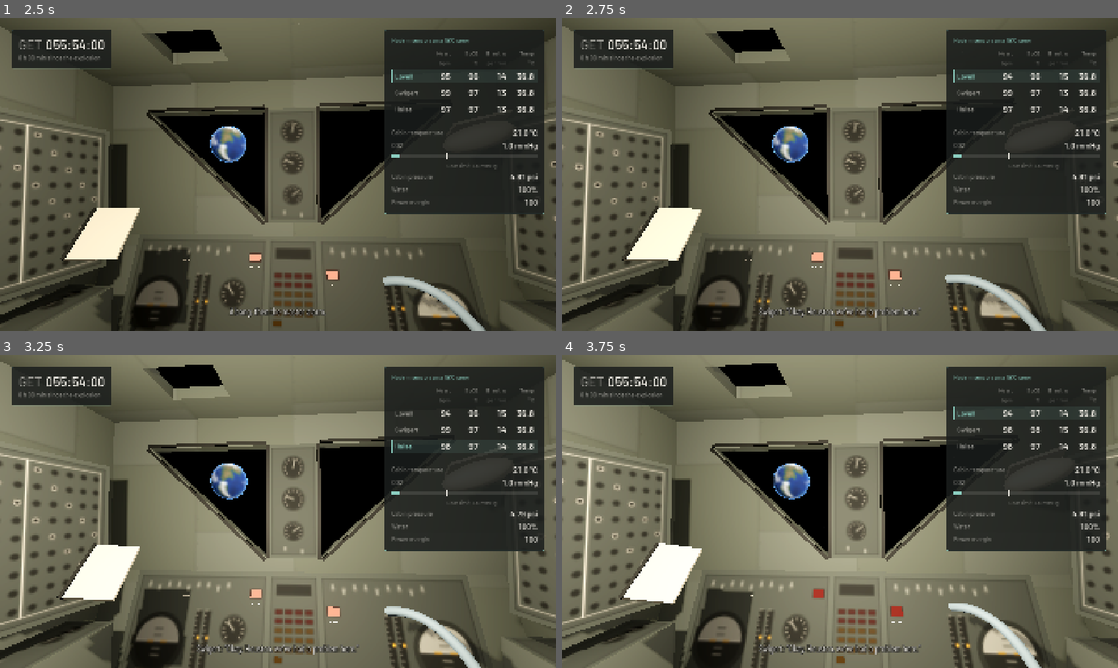
Above: before the commit, frames 1-4 (two rows, left to right).
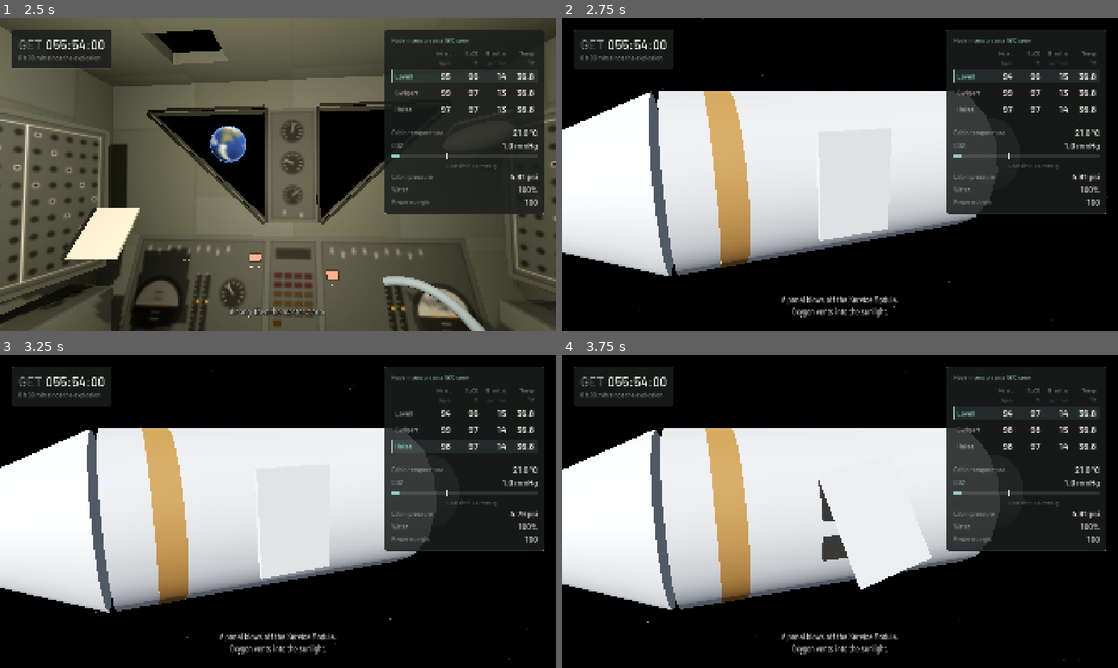
Above: after the commit, the same moments.

Repository: auqid/apollo-13-health-simulator
Game: Godot game, scene res://scenes/main.tscn
The game is run twice, just before and just after one commit, with the same random seed, the same clock (stepped at 60 frames per second) and the same inputs.
Inputs:
- Up to frame 1 (2.5 s): tap Enter at 0.5 s; hold Space (advance) 0.53-1.28 s; tap A (choose_a) at 1.35 s; hold B (choose_b) from 2.03 s (still down)
- Up to frame 2 (2.75 s): keep holding B (choose_b)
- Up to frame 3 (3.25 s): release B (choose_b) at 2.78 s; tap 3 (focus_haise) at 2.85 s
- Up to frame 4 (3.75 s): tap 1 (focus_lovell) at 3.6 s

Frame 1 is identical in both runs. In frame 2, 80% of the frame differs, in the area x 0-100%, y 0-100%; in frame 3, 80%; in frame 4, 81%.

Commit message:
Show the Service Module panel, oxygen cloud, and the move into Aquarius.
Co-authored-by: Cursor <cursoragent@cursor.com>

Diff:
--- a/data/events.json
+++ b/data/events.json
@@ -16,6 +16,14 @@
         "fact_check": "TODO(fact-check): subtitle timings once e1_problem.mp3 is trimmed. The words below are the 55:55:20 to 55:55:42 exchange.",
         "shots": [
           {"kind": "bang", "duration_s": 2.0, "caption": "A bang, then the master alarm."},
+          {
+            "kind": "exterior",
+            "duration_s": 8.0,
+            "move": "bay",
+            "body": "earth",
+            "action": "explosion",
+            "caption": "A panel blows off the Service Module.\nOxygen vents into the sunlight."
+          },
           {
             "kind": "audio",
             "audio": "res://assets/audio/e1_problem.mp3",
@@ -28,8 +36,14 @@
               {"at_s": 22.0, "hold_s": 6.0, "text": "Lousma: “Roger. Main B undervolt.”"}
             ]
           },
-          {"kind": "cabin", "duration_s": 5.0, "caption": "Oxygen is venting into space. Odyssey is dying."},
-          {"kind": "cabin", "duration_s": 5.0, "caption": "The crew moves into Aquarius and uses it as a lifeboat."}
+          {
+            "kind": "exterior",
+            "duration_s": 6.0,
+            "move": "push_in",
+            "body": "earth",
+            "action": "lifeboat",
+            "caption": "The crew moves into Aquarius, their lifeboat."
+          }
         ]
       },
       "poll": {
--- a/game/director.gd
+++ b/game/director.gd
@@ -75,12 +75,12 @@
 
 
 func _process(delta: float) -> void:
-	if _space_preview == "exterior" and phase != PHASE_CUTSCENE:
-		_preview_t = fposmod(_preview_t + delta / Tuning.EXTERIOR_PREVIEW_S, 1.0)
+	if _space_preview != "" and _space_preview != "map" and phase != PHASE_CUTSCENE:
+		_preview_t = fposmod(_preview_t + delta / _preview_span(), 1.0)
 		var space := _exterior()
 		if space != null:
 			space.set_progress(_preview_t)
-	if phase == PHASE_INTRO:
+	if phase == PHASE_INTRO and _space_preview == "":
 		_card_left_s -= delta
 		if _card_left_s <= 0.0:
 			skip()
@@ -726,7 +726,7 @@
 	if kind == "exterior":
 		if view != null:
 			view.hide_photo()
-		_present_exterior(str(shot.get("move", "orbit")), str(shot.get("body", "earth")))
+		_present_exterior(str(shot.get("move", "orbit")), str(shot.get("body", "earth")), str(shot.get("action", "")))
 	elif kind == "map":
 		if view != null:
 			view.hide_photo()
@@ -786,13 +786,19 @@
 
 ## Debug: orbit the intact stack. Click Cabin in the debug panel to come back.
 func preview_exterior() -> void:
-	_space_preview = "exterior"
-	_preview_t = 0.0
-	var card := _stage()
-	if card != null:
-		card.hide_card()
-	Game.pause()
-	_present_exterior("orbit", "earth")
+	_begin_space_preview("exterior", "orbit", "earth", "")
+
+
+## Debug: the Service Module panel, debris and oxygen cloud, looping.
+func preview_explosion() -> void:
+	var shot: Dictionary = _shot_with_action("explosion")
+	_begin_space_preview("explosion", str(shot.get("move", "bay")), str(shot.get("body", "earth")), "explosion")
+
+
+## Debug: the push-in on the docking tunnel, with Odyssey going dark and Aquarius lighting up.
+func preview_lifeboat() -> void:
+	var shot: Dictionary = _shot_with_action("lifeboat")
+	_begin_space_preview("lifeboat", str(shot.get("move", "push_in")), str(shot.get("body", "earth")), "lifeboat")
 
 
 ## Debug: the free-return map with the ship at the current GET.
@@ -813,7 +819,7 @@
 	_hide_space()
 	var kind: String = str(shot.get("kind", ""))
 	if kind == "exterior":
-		_present_exterior(str(shot.get("move", "orbit")), str(shot.get("body", "earth")))
+		_present_exterior(str(shot.get("move", "orbit")), str(shot.get("body", "earth")), str(shot.get("action", "")))
 		var space := _exterior()
 		if space != null:
 			space.set_progress(clampf(_shot_elapsed_s / maxf(float(shot.get("duration_s", 1.0)), 0.1), 0.0, 1.0))
@@ -833,13 +839,38 @@
 	Game.play(_clock_target)
 
 
-func _present_exterior(move: String, body: String) -> void:
+func _begin_space_preview(which: String, move: String, body: String, action: String) -> void:
+	_space_preview = which
+	_preview_t = 0.0
+	var card := _stage()
+	if card != null:
+		card.hide_card()
+	Game.pause()
+	_present_exterior(move, body, action)
+
+
+func _preview_span() -> float:
+	if _space_preview == "explosion" or _space_preview == "lifeboat":
+		var shot: Dictionary = _shot_with_action(_space_preview)
+		return maxf(float(shot.get("duration_s", Tuning.EXTERIOR_PREVIEW_S)), 0.5)
+	return Tuning.EXTERIOR_PREVIEW_S
+
+
+func _shot_with_action(action: String) -> Dictionary:
+	for event: Dictionary in Timeline.event_list(Game.events):
+		for shot: Variant in event.get("cutscene", {}).get("shots", []):
+			if shot is Dictionary and str(shot.get("action", "")) == action:
+				return shot
+	return {}
+
+
+func _present_exterior(move: String, body: String, action: String = "") -> void:
 	var cabin := _cabin_node()
 	if cabin != null:
 		cabin.set_presented(false)
 	var space := _exterior()
 	if space != null:
-		space.show_exterior(move, body)
+		space.show_exterior(move, body, action)
 
 
 func _present_map(get_h: float, splashdown_h: float) -> void:
--- a/scenes/space/exterior.gd
+++ b/scenes/space/exterior.gd
@@ -6,7 +6,10 @@
 const MapPath := preload("res://scenes/space/map_path.gd")
 
 const GROUP := "exterior"
-const MOVES: Array[String] = ["orbit", "push_in", "pan"]
+const MOVES: Array[String] = ["orbit", "push_in", "pan", "bay"]
+const PANEL_HOME := Vector3(2.05, 0.15, 0.25)
+const PANEL_DRIFT := Vector3(5.8, 1.8, -1.4)
+const BAY := Vector3(1.72, 0.15, 0.25)
 
 # Stack axis: -Z is the Service Module engine, +Z is the Lunar Module.
 const FOCUS := Vector3(0.0, 0.6, 3.2)
@@ -25,7 +28,16 @@
 var _map: Node3D
 var _marker: MeshInstance3D
 var _move: String = "orbit"
+var _action: String = ""
 var _showing: bool = false
+var _panel: MeshInstance3D
+var _debris: Array[MeshInstance3D] = []
+var _debris_dir: Array[Vector3] = []
+var _puffs: Array[MeshInstance3D] = []
+var _puff_dir: Array[Vector3] = []
+var _cloud_mat: StandardMaterial3D
+var _cm_windows: Array[StandardMaterial3D] = []
+var _lm_windows: Array[StandardMaterial3D] = []
 
 
 func _ready() -> void:
@@ -48,7 +60,7 @@
 	add_child(_camera)
 
 
-func show_exterior(move: String, body: String) -> void:
+func show_exterior(move: String, body: String, action: String = "") -> void:
 	build()
 	_showing = true
 	visible = true
@@ -58,6 +70,7 @@
 	_scenic_moon.visible = true
 	_place_scenery(body)
 	_move = move if move in MOVES else "orbit"
+	_action = action
 	_world.environment = _environment
 	_camera.current = true
 	set_progress(0.0)
@@ -81,7 +94,9 @@
 func set_progress(t: float) -> void:
 	if _camera == null:
 		return
-	_camera.global_transform = camera_transform(_move, clampf(t, 0.0, 1.0))
+	var amount: float = clampf(t, 0.0, 1.0)
+	_camera.global_transform = camera_transform(_move, amount, _action)
+	_apply_action(amount)
 
 
 func hide_view() -> void:
@@ -98,18 +113,57 @@
 
 
 ## Camera framing for a move. t goes from 0 to 1 over the shot.
-static func camera_transform(move: String, t: float) -> Transform3D:
+## The explosion watches the Service Module bay. The lifeboat push-in aims at the docking tunnel.
+static func camera_transform(move: String, t: float, action: String = "") -> Transform3D:
 	var amount: float = clampf(t, 0.0, 1.0)
+	var eased: float = smoothstep(0.0, 1.0, amount)
 	var from: Vector3
-	match move:
-		"push_in":
-			from = Vector3(7.0, 3.2, 16.0).lerp(Vector3(2.4, 1.4, 7.5), smoothstep(0.0, 1.0, amount))
-		"pan":
-			from = Vector3(lerpf(-9.0, 9.0, amount), 2.2, 13.0)
-		_:
-			var angle: float = lerpf(-0.8, 1.05, amount)
-			from = FOCUS + Vector3(sin(angle) * 16.0, 4.2, cos(angle) * 16.0)
-	return Transform3D(Basis.looking_at(FOCUS - from, Vector3.UP), from)
+	var aim: Vector3 = FOCUS
+	if action == "explosion" or move == "bay":
+		from = Vector3(8.2, 2.0, 3.2).lerp(Vector3(10.4, 2.6, 0.2), eased)
+		aim = Vector3(1.4, 0.2, 0.3)
+	elif action == "lifeboat":
+		from = Vector3(6.2, 2.2, 13.5).lerp(Vector3(1.7, 0.85, 8.6), eased)
+		aim = Vector3(0.0, 0.4, 7.6)
+	else:
+		match move:
+			"push_in":
+				from = Vector3(7.0, 3.2, 16.0).lerp(Vector3(2.4, 1.4, 7.5), eased)
+			"pan":
+				from = Vector3(lerpf(-9.0, 9.0, amount), 2.2, 13.0)
+			_:
+				var angle: float = lerpf(-0.8, 1.05, amount)
+				from = FOCUS + Vector3(sin(angle) * 16.0, 4.2, cos(angle) * 16.0)
+	return Transform3D(Basis.looking_at(aim - from, Vector3.UP), from)
+
+
+## 0 while the panel is on the hull, 1 when it has blown clear.
+static func panel_travel(action: String, t: float) -> float:
+	if action == "lifeboat":
+		return 1.0
+	if action == "explosion":
+		return smoothstep(0.06, 0.48, clampf(t, 0.0, 1.0))
+	return 0.0
+
+
+## Opacity of the oxygen cloud. The lifeboat shot starts with it already venting, then thinner.
+static func cloud_alpha(action: String, t: float) -> float:
+	var amount: float = clampf(t, 0.0, 1.0)
+	if action == "explosion":
+		return lerpf(0.0, 0.5, smoothstep(0.1, 0.8, amount))
+	if action == "lifeboat":
+		return lerpf(0.4, 0.14, amount)
+	return 0.0
+
+
+## Warm-window glow, x for Odyssey and y for Aquarius.
+static func window_glow(action: String, t: float) -> Vector2:
+	if action == "explosion":
+		return Vector2(1.0, 0.0)
+	if action == "lifeboat":
+		var swap: float = smoothstep(0.12, 0.88, clampf(t, 0.0, 1.0))
+		return Vector2(1.0 - swap, swap)
+	return Vector2.ZERO
 
 
 func _place_scenery(body: String) -> void:
@@ -168,7 +222,6 @@
 	var white := _paint(CSM_WHITE, 0.55)
 	var foil := _paint(FOIL, 0.72)
 	var dark := _paint(NOZZLE, 0.4)
-	var glass := _paint(WINDOW, 0.25)
 	# Service Module and its engine.
 	_cylinder(1.95, 1.95, 7.4, 16, Vector3(0, 0, 0), white, _stack)
 	_cylinder(1.15, 0.32, 1.7, 16, Vector3(0, 0, -4.55), dark, _stack)
@@ -176,13 +229,15 @@
 	# Command Module: heat shield aft, nose toward the Lunar Module.
 	_cylinder(1.95, 0.42, 3.4, 16, Vector3(0, 0, 5.55), white, _stack)
 	_cylinder(0.34, 0.34, 0.55, 12, Vector3(0, 0, 7.45), white, _stack)
-	_box(Vector3(0.28, 0.22, 0.02), Vector3(0.7, 0.35, 4.7), glass, _stack)
-	_box(Vector3(0.28, 0.22, 0.02), Vector3(-0.55, 0.55, 5.3), glass, _stack)
+	_window(Vector3(0.28, 0.22, 0.02), Vector3(0.7, 0.35, 4.7), false)
+	_window(Vector3(0.28, 0.22, 0.02), Vector3(-0.55, 0.55, 5.3), false)
 	# Lunar Module: ascent cabin, then the descent stage and four legs.
 	_box(Vector3(2.3, 2.5, 2.2), Vector3(0, 0.15, 9.0), foil, _stack)
 	_box(Vector3(4.1, 1.7, 4.1), Vector3(0, -0.85, 11.15), foil, _stack)
 	_cylinder(0.55, 0.55, 0.35, 12, Vector3(0, 1.5, 9.0), dark, _stack, false)
-	_box(Vector3(0.46, 0.46, 0.04), Vector3(0, 0.35, 7.88), glass, _stack)
+	_window(Vector3(0.46, 0.5, 0.04), Vector3(0, 0.4, 7.86), true)
+	_window(Vector3(0.04, 0.42, 0.55), Vector3(1.16, 0.35, 9.0), true)
+	_build_damage(dark)
 	for side: int in [-1, 1]:
 		for fore: int in [-1, 1]:
 			var root := Vector3(side * 1.7, -1.5, 11.15 + fore * 1.5)
@@ -243,6 +298,97 @@
 	return tool.commit()
 
 
+func _build_damage(dark: Material) -> void:
+	_box(Vector3(0.4, 1.65, 1.25), BAY, dark, _stack)
+	_panel = MeshInstance3D.new()
+	var plate := BoxMesh.new()
+	plate.size = Vector3(0.12, 2.15, 1.55)
+	_panel.mesh = plate
+	_panel.material_override = _paint(CSM_WHITE, 0.5)
+	_panel.position = PANEL_HOME
+	_panel.cast_shadow = GeometryInstance3D.SHADOW_CASTING_SETTING_OFF
+	_stack.add_child(_panel)
+	_cloud_mat = _paint(Color(0.96, 0.97, 1.0, 0.0), 1.0)
+	_cloud_mat.transparency = BaseMaterial3D.TRANSPARENCY_ALPHA
+	_cloud_mat.emission_enabled = true
+	_cloud_mat.emission = Color(0.92, 0.95, 1.0)
+	_cloud_mat.emission_energy_multiplier = 0.85
+	_cloud_mat.cull_mode = BaseMaterial3D.CULL_DISABLED
+	var dirs: Array[Vector3] = [
+		Vector3(1.0, 0.15, 0.1), Vector3(0.85, 0.45, -0.2), Vector3(0.7, -0.15, 0.45),
+		Vector3(0.95, 0.3, -0.4), Vector3(0.6, 0.55, 0.2), Vector3(0.8, -0.35, -0.25),
+		Vector3(1.0, 0.05, 0.35),
+	]
+	for dir: Vector3 in dirs:
+		var puff := Bodies.sphere(0.45, _cloud_mat, 10)
+		puff.visible = false
+		_stack.add_child(puff)
+		_puffs.append(puff)
+		_puff_dir.append(dir.normalized())
+	for i in 5:
+		var chip := MeshInstance3D.new()
+		var box := BoxMesh.new()
+		box.size = Vector3(0.28, 0.08, 0.16) if i % 2 == 0 else Vector3(0.14, 0.22, 0.1)
+		chip.mesh = box
+		chip.material_override = _paint(CSM_WHITE.darkened(0.15 * float(i % 3)), 0.6)
+		chip.visible = false
+		chip.cast_shadow = GeometryInstance3D.SHADOW_CASTING_SETTING_OFF
+		_stack.add_child(chip)
+		_debris.append(chip)
+		_debris_dir.append(Vector3(0.7 + 0.15 * float(i), 0.35 - 0.2 * float(i % 3), -0.25 + 0.18 * float(i % 2)).normalized())
+
+
+func _apply_action(t: float) -> void:
+	var travel: float = panel_travel(_action, t)
+	var drift: float = smoothstep(0.25, 1.0, t) if _action == "explosion" else travel
+	_panel.position = PANEL_HOME + PANEL_DRIFT * travel
+	_panel.rotation = Vector3(0.5, 0.25, 1.1) * travel * 3.5
+	for i in _debris.size():
+		var piece: MeshInstance3D = _debris[i]
+		piece.visible = travel > 0.02
+		var out: float = travel * (3.2 + float(i) * 0.7) + drift * 1.4
+		piece.position = BAY + _debris_dir[i] * out
+		piece.rotation = _debris_dir[i] * travel * (2.0 + float(i))
+	var alpha: float = cloud_alpha(_action, t)
+	var spread: float = 0.0
+	if _action == "explosion":
+		spread = smoothstep(0.1, 1.0, t)
+	elif _action == "lifeboat":
+		spread = lerpf(0.85, 1.0, t)
+	var cloud_color := Color(0.96, 0.97, 1.0, alpha)
+	_cloud_mat.albedo_color = cloud_color
+	_cloud_mat.emission_energy_multiplier = alpha * 1.7
+	for i in _puffs.size():
+		var puff: MeshInstance3D = _puffs[i]
+		puff.visible = alpha > 0.02
+		var reach: float = spread * (1.6 + float(i) * 0.45)
+		puff.position = BAY + _puff_dir[i] * reach
+		var size: float = 0.35 + spread * (0.7 + float(i) * 0.18)
+		puff.scale = Vector3.ONE * size
+	var glow: Vector2 = window_glow(_action, t)
+	for mat: StandardMaterial3D in _cm_windows:
+		mat.emission_energy_multiplier = glow.x * 1.6
+	for mat: StandardMaterial3D in _lm_windows:
+		mat.emission_energy_multiplier = glow.y * 1.6
+
+
+func _window(size: Vector3, where: Vector3, aquarius: bool) -> void:
+	var material := _window_material()
+	_box(size, where, material, _stack)
+	if aquarius:
+		_lm_windows.append(material)
+	else:
+		_cm_windows.append(material)
+
+
+func _window_material() -> StandardMaterial3D:
+	var material := _paint(Color(0.12, 0.1, 0.08), 0.3)
+	material.emission_enabled = true
+	material.emission = Color(1.0, 0.82, 0.48)
+	material.emission_energy_multiplier = 0.0
+	return material
+
+
 func _cylinder(bottom: float, top: float, height: float, sides: int, where: Vector3, material: Material, parent: Node3D, along_ship: bool = true) -> void:
 	var mesh := CylinderMesh.new()
 	mesh.bottom_radius = bottom
--- a/scenes/ui/debug_panel.gd
+++ b/scenes/ui/debug_panel.gd
@@ -162,6 +162,8 @@
 	for body: String in Cabin.OUTSIDE_VIEWS:
 		line.add_child(_button("%s outside" % body.capitalize(), cabin.set_outside_view.bind(body)))
 	line.add_child(_button("Exterior", Director.preview_exterior))
+	line.add_child(_button("Explosion", Director.preview_explosion))
+	line.add_child(_button("Lifeboat", Director.preview_lifeboat))
 	line.add_child(_button("Mission map", Director.preview_map))
 	line.add_child(_button("Cabin", Director.preview_cabin))
 	column.add_child(line)
--- a/tests/run_tests.gd
+++ b/tests/run_tests.gd
@@ -295,7 +295,16 @@
 		_check(total_s >= 20.0 and total_s <= 45.0, "%s cutscene is 20 to 45 seconds (%.0f)" % [event["id"], total_s])
 	var e1_shots: Array = data["events"][0]["cutscene"]["shots"]
 	_check(e1_shots[0]["kind"] == "bang", "E1 opens with the bang")
-	_check(e1_shots[1]["kind"] == "audio", "E1 plays the problem audio after the bang")
+	_check(e1_shots[1]["kind"] == "exterior" and e1_shots[1]["action"] == "explosion", "the bang cuts to a silent exterior explosion")
+	_check(e1_shots[2]["kind"] == "audio", "the problem audio plays after the explosion shot")
+	_check(e1_shots[3]["action"] == "lifeboat", "E1 ends with the move into Aquarius")
+	_check(Exterior.panel_travel("explosion", 0.0) < 0.05, "the panel starts seated")
+	_check(Exterior.panel_travel("explosion", 1.0) > 0.9, "the panel ends clear of the hull")
+	_check(Exterior.cloud_alpha("lifeboat", 1.0) > 0.05 and Exterior.cloud_alpha("lifeboat", 1.0) < Exterior.cloud_alpha("lifeboat", 0.0),
+		"the oxygen cloud is still there on the lifeboat shot, and fading")
+	var glow_early: Vector2 = Exterior.window_glow("lifeboat", 0.0)
+	var glow_late: Vector2 = Exterior.window_glow("lifeboat", 1.0)
+	_check(glow_early.x > glow_early.y and glow_late.y > glow_late.x, "Odyssey's windows go dark as Aquarius lights up")
 	var e2_open: Dictionary = data["events"][1]["cutscene"]["shots"][0]
 	_check(e2_open["kind"] == "exterior" and e2_open["move"] == "orbit", "E2 opens on an exterior orbit")
 	var far_side: bool = false
